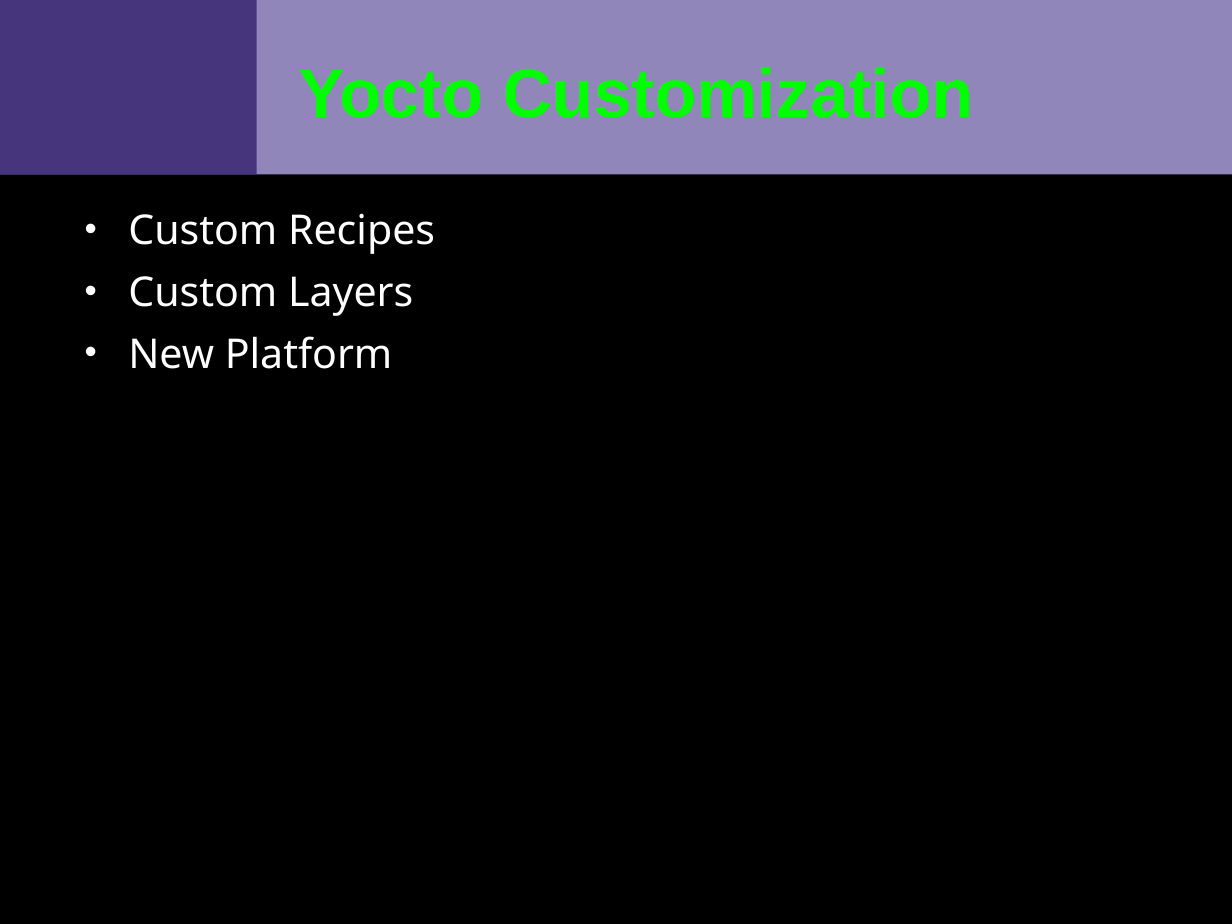
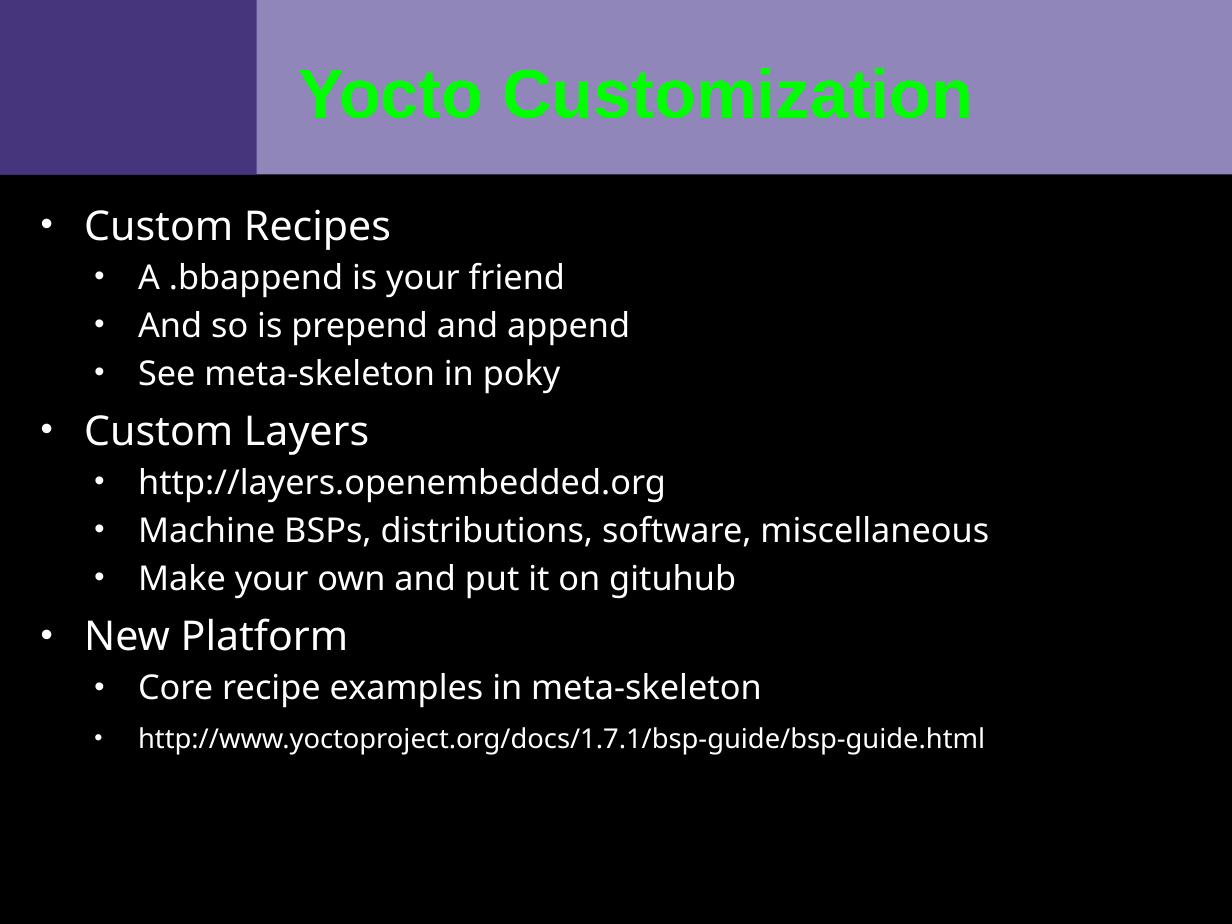
Before and after one commit to VCTLabs/scale13x-presentations, a slide deck: slide 6 of yocto_scale_intro.odp. Drawn at 1232x924 pixels with LibreOffice and Linux fonts; fonts in the diff are those of the drawing; background and template pictures are left out. Boxes give left, top, right and bottom in pixels: in the first picture for what was removed or moved away, otherwise in the second. Text is boxed around its words. In the diff, an @@ line names an element or a change of style, - is before the commit and + after.

```diff
--- a/yocto_scale_intro.odp
+++ b/yocto_scale_intro.odp
@@ text "Custom Recipes" moved from (x1=128, y1=213, x2=435, y2=369) to (x1=84, y1=209, x2=989, y2=755) @@
@@ text at (x1=138, y1=262, x2=630, y2=394): paragraphs added @@
+  • A .bbappend is your friend
+  • And so is prepend and append
+  • See meta-skeleton in poky
@@ text at (x1=138, y1=468, x2=989, y2=599): paragraphs added @@
+  • http://layers.openembedded.org
+  • Machine BSPs, distributions, software, miscellaneous
+  • Make your own and put it on gituhub
@@ text at (x1=138, y1=673, x2=985, y2=755): paragraphs added @@
+  • Core recipe examples in meta-skeleton
+  • http://www.yoctoproject.org/docs/1.7.1/bsp-guide/bsp-guide.html
```
Also in this commit, not shown: 4 other slides changed, 1 other file.
